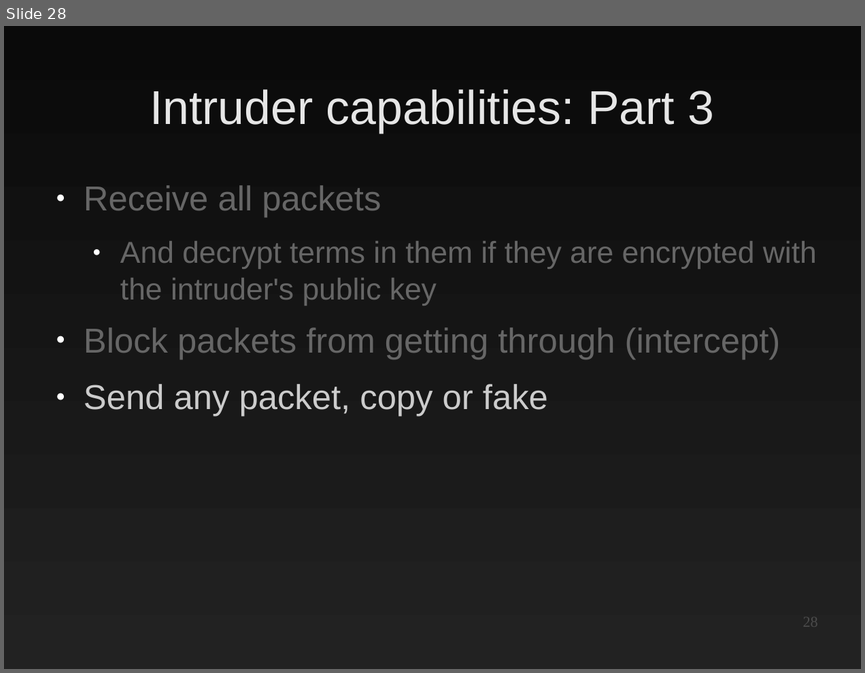
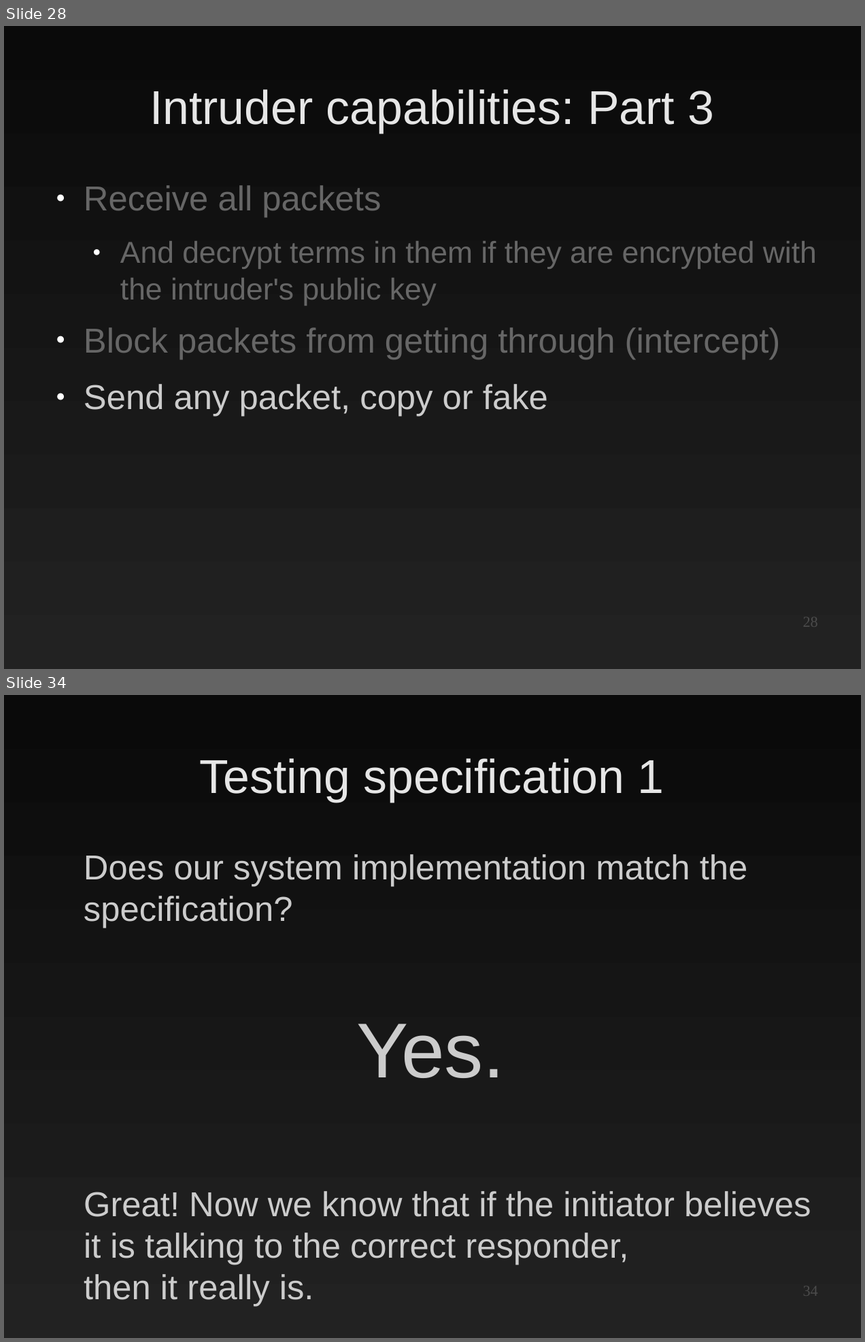
Before and after one commit to EtiennePerot/cs525p, a slide deck: Presentation.odp. Shown one above the other, each under a label of ours: slide 28 before the commit, slides 28 and 34 after it; the slides between them are not shown. The pictures are 865x673 and 865x1342 pixels, drawn with LibreOffice and Linux fonts; fonts in the diff are those of the drawing. Boxes give left, top, right and bottom in pixels: in the first picture for what was removed or moved away, otherwise in the second. Text is boxed around its words. In the diff, an @@ line names an element or a change of style, - is before the commit and + after.

```diff
--- a/Presentation.odp
+++ b/Presentation.odp
@@ slide 34 added at (x1=4, y1=695, x2=861, y2=1338), background gradient #0A0A0A to #222222 @@
@@ title added at (x1=200, y1=758, x2=664, y2=802), 44 pt, text #E6E6E6 @@
+Testing specification 1
@@ text added at (x1=84, y1=854, x2=748, y2=928), 32 pt, text #CCCCCC @@
+Does our system implementation match the specification?
@@ text added at (x1=357, y1=1023, x2=505, y2=1078), 72 pt, text #CCCCCC @@
+Yes.
@@ text added at (x1=84, y1=1191, x2=810, y2=1306), 32 pt, text #CCCCCC @@
+Great! Now we know that if the initiator believes it is talking to the correct responder,
+then it really is.
@@ page number added at (x1=803, y1=1286, x2=818, y2=1295), 14 pt, text #4C4C4C @@
+34
```
Also in this commit, not shown: 8 slides changed, 5 other slides added.
